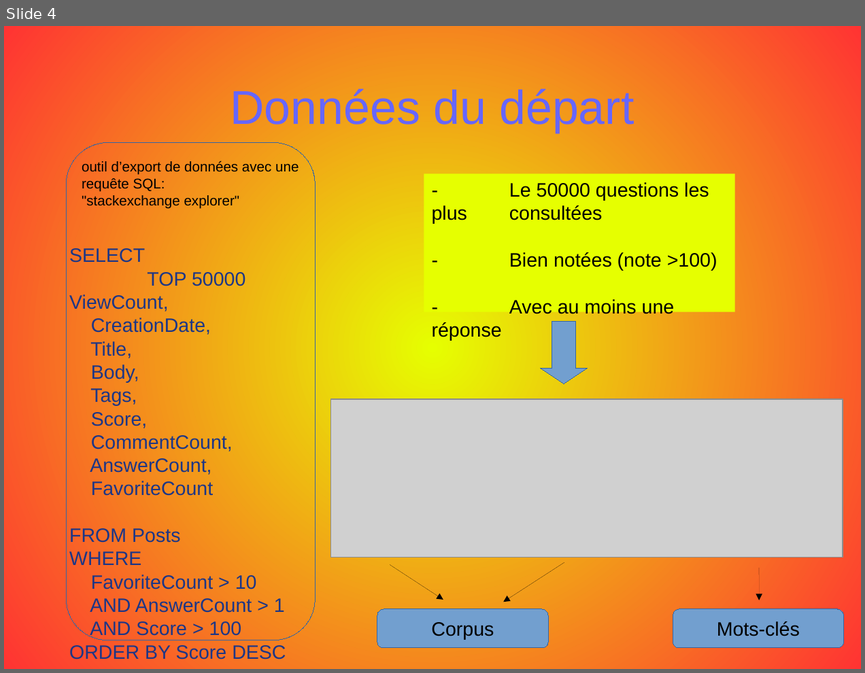
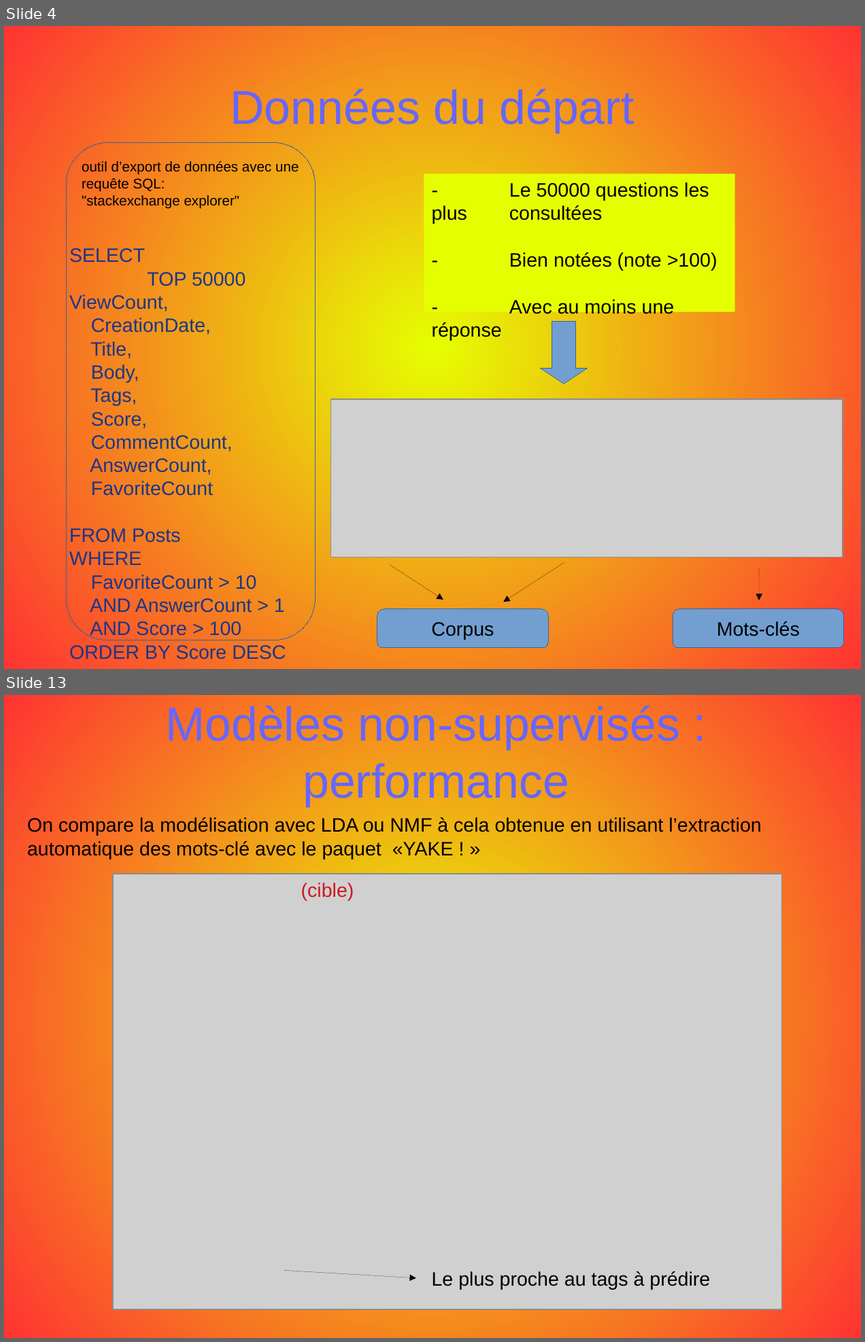
Before and after one commit to opsabarsec/NLP-automatic-tagging-stackoverflow-posts, a slide deck: documentation/P5_presentation.odp. Shown one above the other, each under a label of ours: slide 4 before the commit, slides 4 and 13 after it; the slides between them are not shown. The pictures are 865x673 and 865x1342 pixels, drawn with LibreOffice and Linux fonts; fonts in the diff are those of the drawing; grey boxes stand for pictures. Boxes give left, top, right and bottom in pixels: in the first picture for what was removed or moved away, otherwise in the second. Text is boxed around its words. In the diff, an @@ line names an element or a change of style, - is before the commit and + after.

```diff
--- a/documentation/P5_presentation.odp
+++ b/documentation/P5_presentation.odp
@@ slide 13 added at (4, 695, 861, 1338), background gradient #E6FF00 to #FF3333 @@
@@ title added at (165, 705, 681, 807), 44 pt, text #6666FF @@
+Modèles non-supervisés : performance
@@ text added at (27, 817, 762, 859), 18 pt, text #000000 @@
+On compare la modélisation avec LDA ou NMF à cela obtenue en utilisant l’extraction automatique des mots-clé avec le paquet «YAKE ! »
@@ picture added at (113, 874, 781, 1309) @@
@@ text added at (301, 883, 354, 901), 18 pt, text #CE181E @@
+(cible)
@@ arrow added from (284, 1270) to (416, 1278), #000000 0 pt @@
@@ text added at (432, 1272, 710, 1289), 18 pt, text #000000 @@
+Le plus proche au tags à prédire
```
Also in this commit, not shown: 3 slides changed, 13 other slides added, 14 slides removed, 1 other file.
